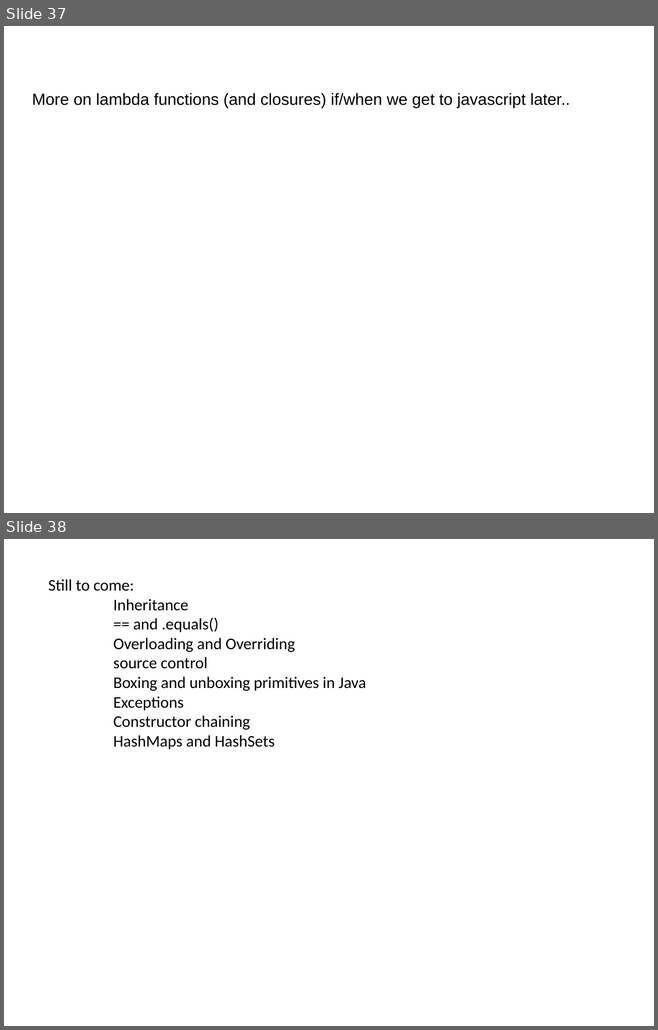
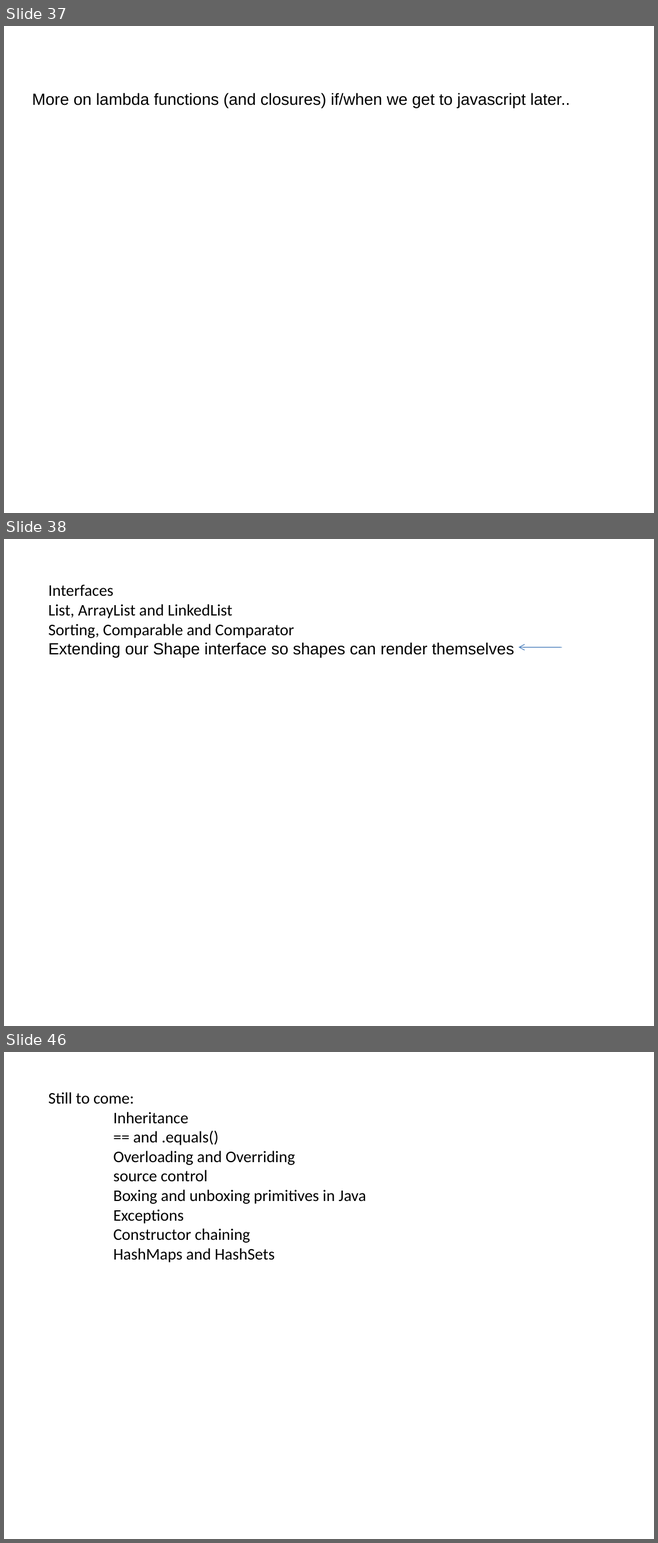
Before and after one commit to fodorclasses/fodorclasses.github.io, a slide deck: classes/prog2024/Prog3-Lecture07.pptx. Shown one above the other, each under a label of ours: slides 37 and 38 before the commit, slides 37, 38 and 46 after it; the slides between them are not shown. The pictures are 658x1030 and 658x1543 pixels, drawn with LibreOffice and Linux fonts; fonts in the diff are those of the drawing. Boxes give left, top, right and bottom in pixels: in the first picture for what was removed or moved away, otherwise in the second. Text is boxed around its words. In the diff, an @@ line names an element or a change of style, - is before the commit and + after.

Commit message:
extend lecture 7

```diff
--- a/classes/prog2024/Prog3-Lecture07.pptx
+++ b/classes/prog2024/Prog3-Lecture07.pptx
@@ slide 38 added at <box>4,539,654,1026</box>, background #FFFFFF @@
@@ text added at <box>48,584,514,657</box>, 18 pt, text #000000 @@
+Interfaces
+List, ArrayList and LinkedList
+Sorting, Comparable and Comparator
+Extending our Shape interface so shapes can render themselves
@@ arrow added from (561, 647) to (518, 647), #4B7EBC 0.75 pt @@
@@ what was slide 38 is now slide 46 @@
```
Also in this commit, not shown: 2 slides changed, 7 other slides added, 1 other file.
